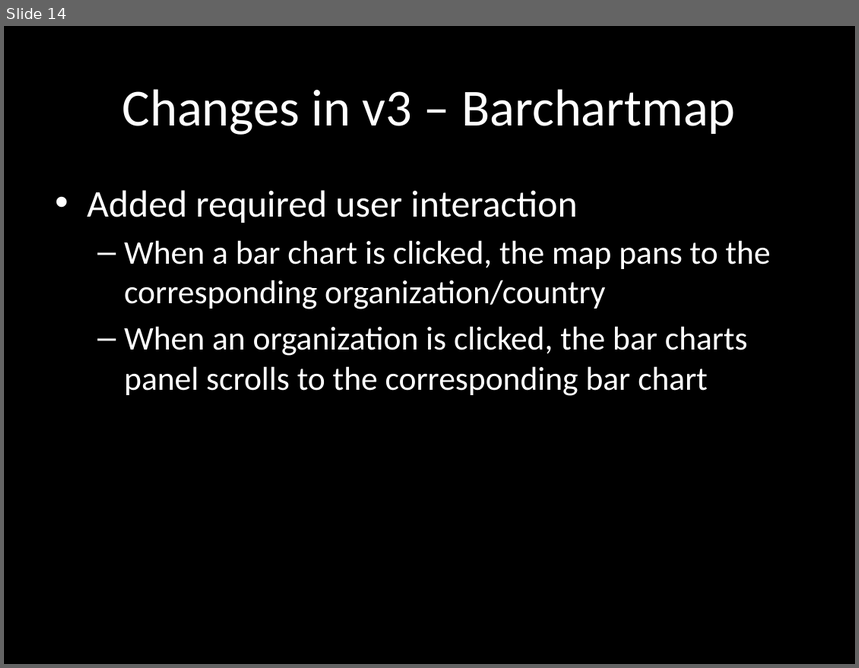
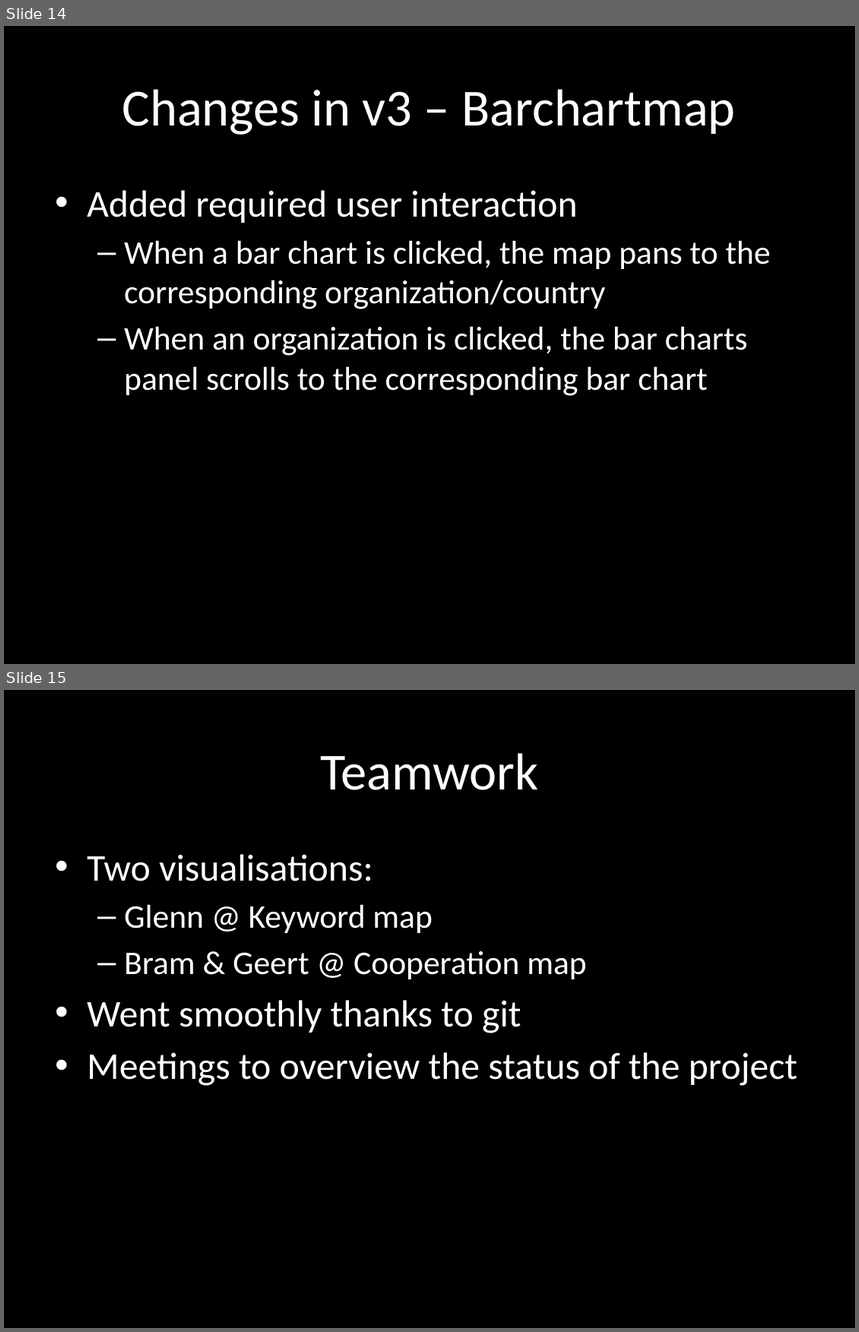
Before and after one commit to croes/capsel-lak, a slide deck: presentation/LAK Dataset Visualization - v2.pptx. Shown one above the other, each under a label of ours: slide 14 before the commit, slides 14 and 15 after it. The pictures are 859x668 and 859x1332 pixels, drawn with LibreOffice and Linux fonts; fonts in the diff are those of the drawing. Boxes give left, top, right and bottom in pixels: in the first picture for what was removed or moved away, otherwise in the second. Text is boxed around its words. In the diff, an @@ line names an element or a change of style, - is before the commit and + after.

```diff
--- a/presentation/LAK Dataset Visualization - v2.pptx
+++ b/presentation/LAK Dataset Visualization - v2.pptx
@@ slide 15 added at (4,690,855,1328), background #000000 @@
@@ title added at (320,753,539,790), 44 pt, text #FFFFFF @@
+Teamwork
@@ text added at (87,854,797,1086), 32 pt, text #FFFFFF @@
+• Two visualisations:
+  – Glenn @ Keyword map
+  – Bram & Geert @ Cooperation map
+• Went smoothly thanks to git
+• Meetings to overview the status of the project
```
Also in this commit, not shown: 1 slide changed, 1 other slide added, 1 other file.
